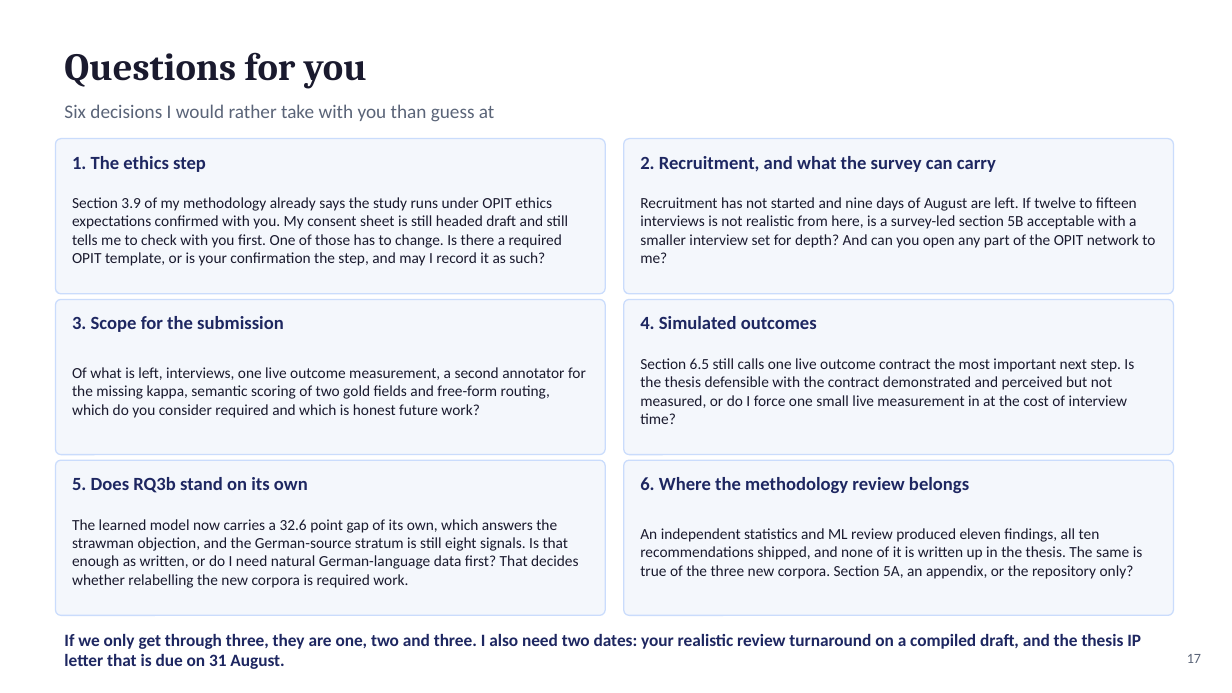
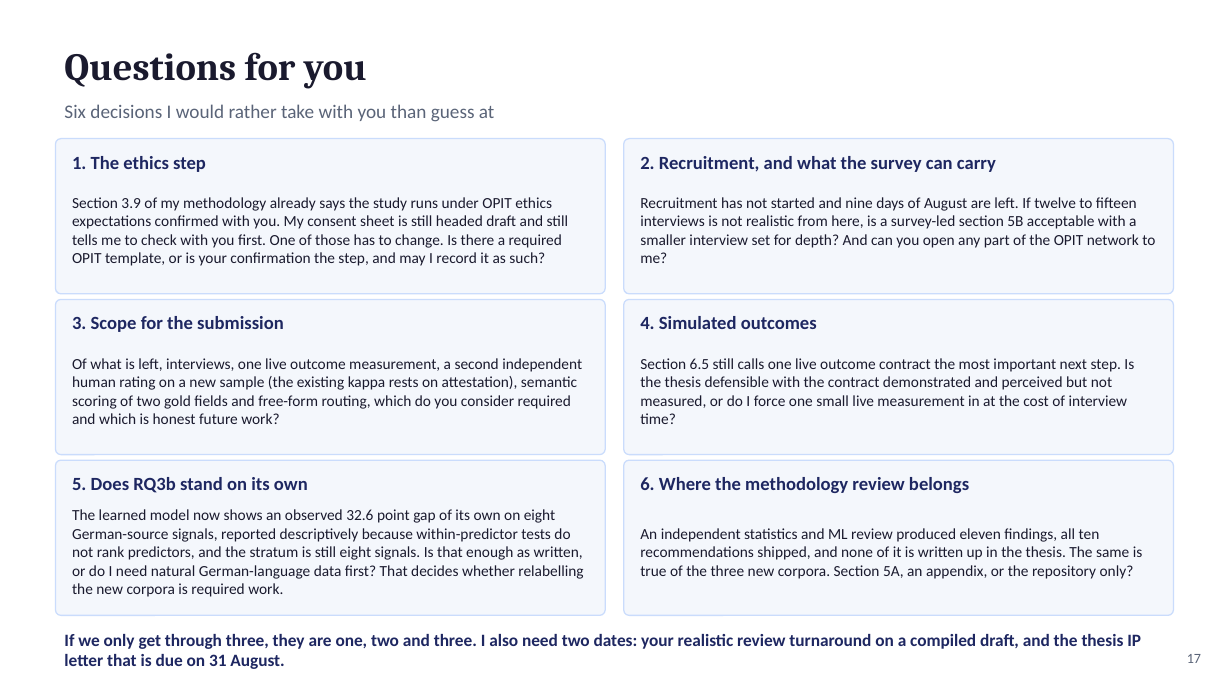
Before and after one commit to fogu13/CLARA, a slide deck: slide 17 of thesis/defense/defense_deck.pptx. Drawn at 1232x693 pixels with LibreOffice and Linux fonts; fonts in the diff are those of the drawing. Boxes give left, top, right and bottom in pixels: in the first picture for what was removed or moved away, otherwise in the second. Text is boxed around its words. In the diff, an @@ line names an element or a change of style, - is before the commit and + after.

```diff
--- a/thesis/defense/defense_deck.pptx
+++ b/thesis/defense/defense_deck.pptx
@@ text at (72, 358, 582, 424): text changed @@
-Of what is left, interviews, one live outcome measurement, a second annotator for the missing kappa, semantic scoring of two gold fields and free-form routing, which do you consider required and which is honest future work?
+Of what is left, interviews, one live outcome measurement, a second independent human rating on a new sample (the existing kappa rests on attestation), semantic scoring of two gold fields and free-form routing, which do you consider required and which is honest future work?
@@ text at (72, 509, 583, 597): text changed @@
-The learned model now carries a 32.6 point gap of its own, which answers the strawman objection, and the German-source stratum is still eight signals. Is that enough as written, or do I need natural German-language data first? That decides whether relabelling the new corpora is required work.
+The learned model now shows an observed 32.6 point gap of its own on eight German-source signals, reported descriptively because within-predictor tests do not rank predictors, and the stratum is still eight signals. Is that enough as written, or do I need natural German-language data first? That decides whether relabelling the new corpora is required work.
```
Also in this commit, not shown: 7 other slides changed.
